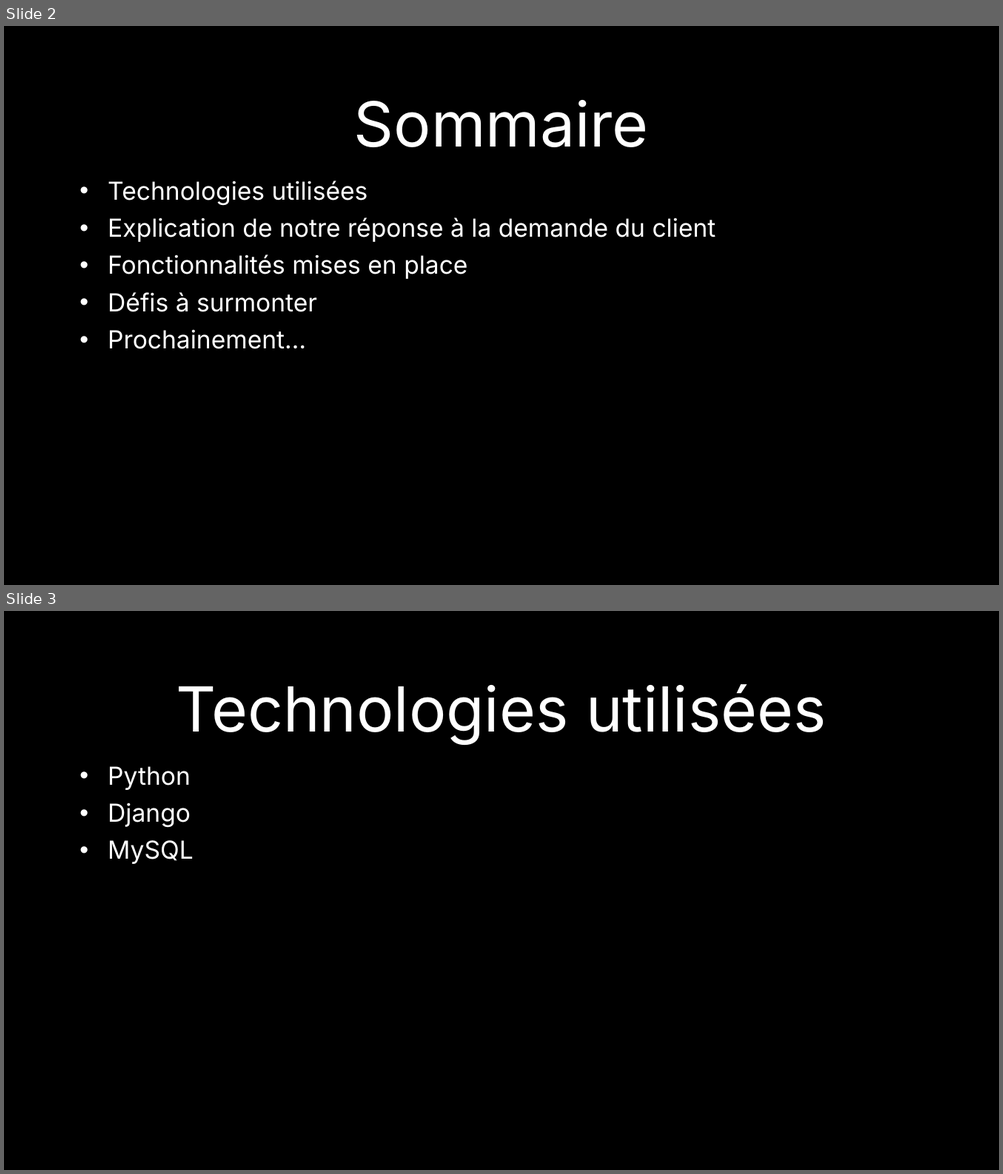
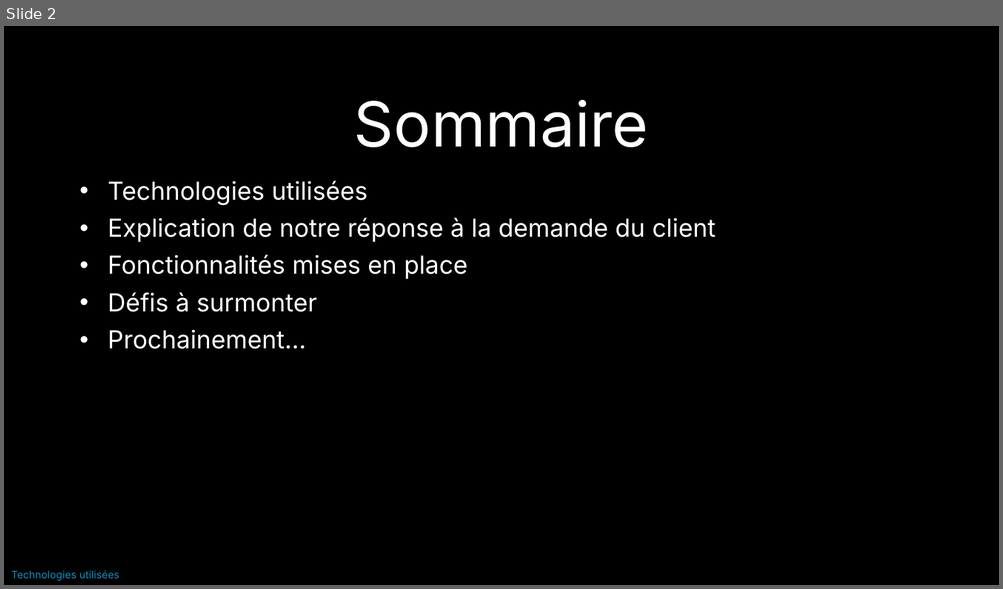
Before and after one commit to EDM115-org/Senescalade, a slide deck: Organisation/Rendus/Présentation Janvier 2024.pptx. Shown one above the other, each under a label of ours: slides 2 and 3 before the commit, slide 2 after it. The pictures are 1003x1174 and 1003x589 pixels, drawn with LibreOffice and Linux fonts; fonts in the diff are those of the drawing; background and template pictures are left out. Boxes give left, top, right and bottom in pixels: in the first picture for what was removed or moved away, otherwise in the second. Text is boxed around its words. In the diff, an @@ line names an element or a change of style, - is before the commit and + after.

```diff
--- a/Organisation/Rendus/Présentation Janvier 2024.pptx
+++ b/Organisation/Rendus/Présentation Janvier 2024.pptx
@@ slide 3 removed at <box>4,611,999,1170</box>, background picture (left out) @@
@@ text removed at <box>176,684,826,745</box> @@
-Technologies utilisées
@@ text removed at <box>108,766,193,864</box> @@
-• Python
-• Django
-• MySQL
@@ slide 2 changed as well @@
@@ text added at <box>11,571,119,581</box>, 10 pt, text #0893C4 @@
+Technologies utilisées
```
Also in this commit, not shown: 4 other slides changed, 4 slides added, 1 other slide removed.
